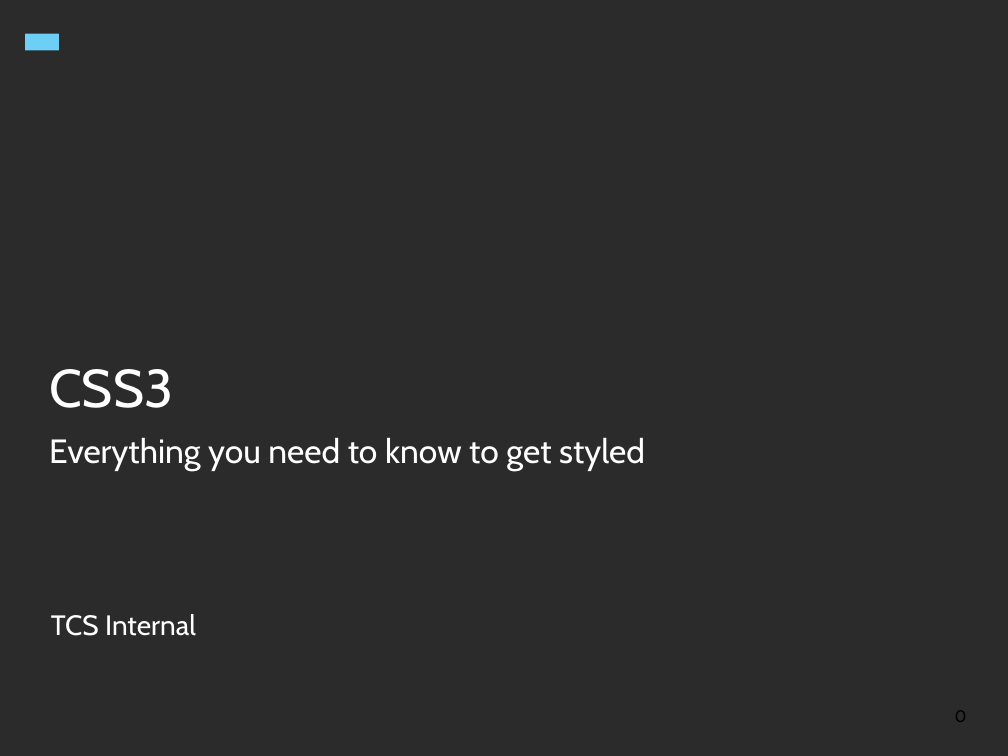
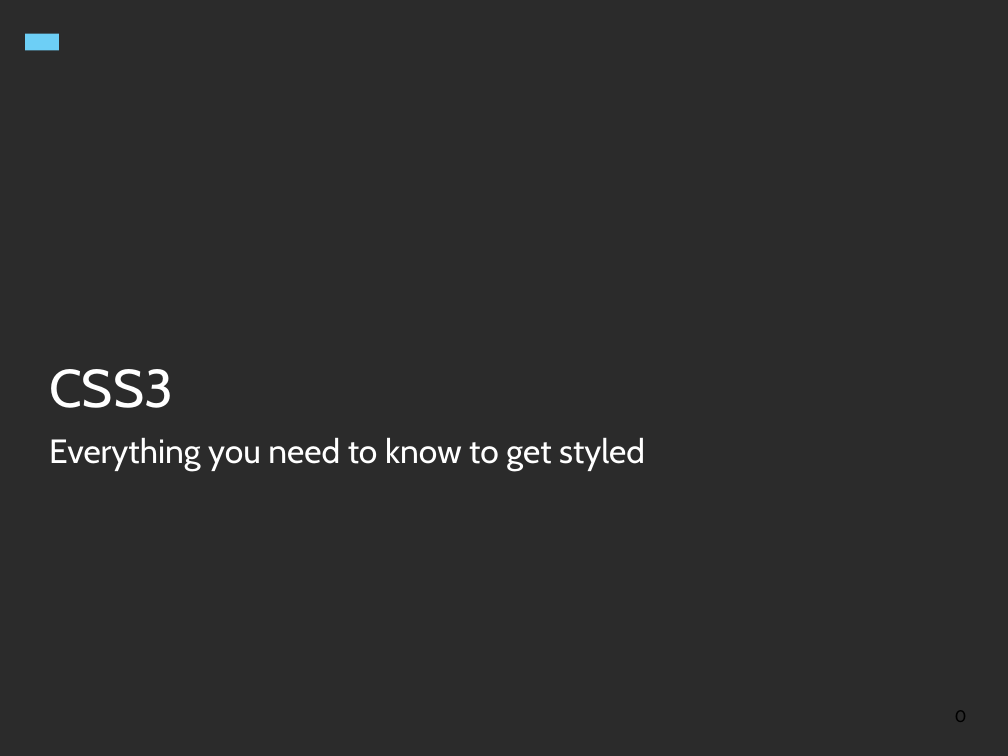
Before and after one commit to asheesh1976/UI-Training-Materials, a slide deck: slide 1 of CSS3.pptx. Drawn at 1008x756 pixels with LibreOffice and Linux fonts; fonts in the diff are those of the drawing; background and template pictures are left out; a plain dark background stands for a picture behind light text. Boxes give left, top, right and bottom in pixels: in the first picture for what was removed or moved away, otherwise in the second. Text is boxed around its words. In the diff, an @@ line names an element or a change of style, - is before the commit and + after.

```diff
--- a/CSS3.pptx
+++ b/CSS3.pptx
@@ text removed at (51,614,196,636) @@
-TCS Internal
```
Also in this commit, not shown: 3 other files.
